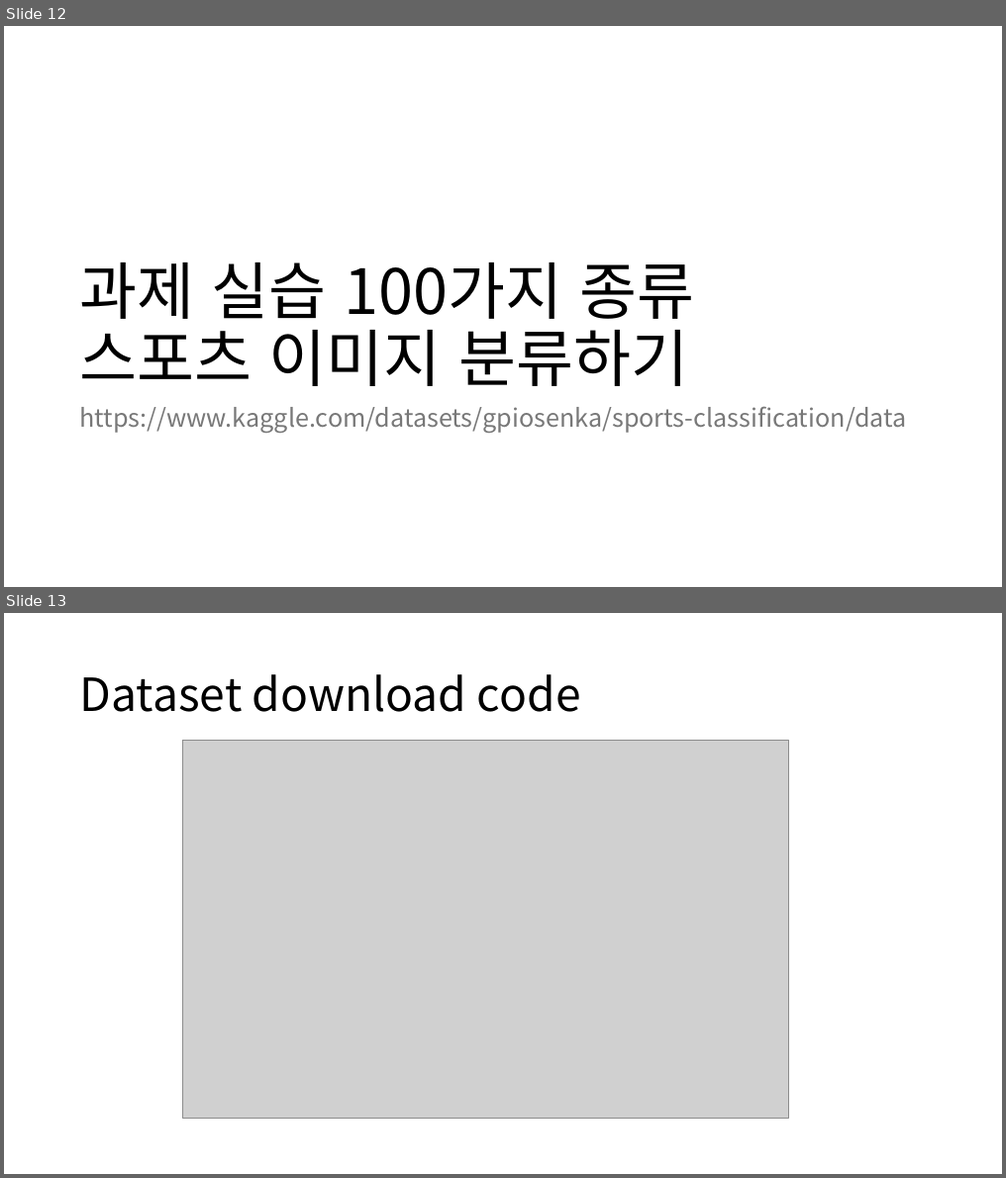
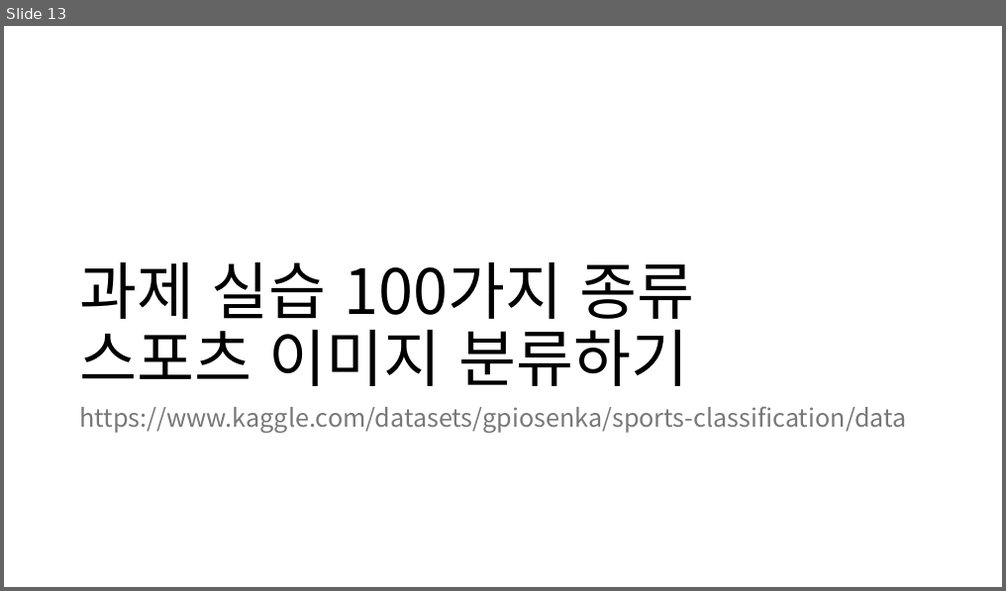
Before and after one commit to CSB-Songdo-International-Portfolio/2025-1_MLDL_course, a slide deck: AI 실전 1주차 - tensorflow.pptx. Shown one above the other, each under a label of ours: slides 12 and 13 before the commit, slide 13 after it. The pictures are 1006x1178 and 1006x591 pixels, drawn with LibreOffice and Linux fonts; fonts in the diff are those of the drawing; grey boxes stand for pictures. Boxes give left, top, right and bottom in pixels: in the first picture for what was removed or moved away, otherwise in the second. Text is boxed around its words. In the diff, an @@ line names an element or a change of style, - is before the commit and + after.

```diff
--- a/AI 실전 1주차 - tensorflow.pptx
+++ b/AI 실전 1주차 - tensorflow.pptx
@@ slide 13 removed at (x1=4, y1=613, x2=1002, y2=1174), background #FFFFFF @@
@@ title removed at (x1=80, y1=674, x2=581, y2=712) @@
-Dataset download code
@@ picture removed at (x1=182, y1=741, x2=788, y2=1118) @@
@@ what was slide 12 is now slide 13 @@
```
Also in this commit, not shown: 2 slides added, 1 other file.
